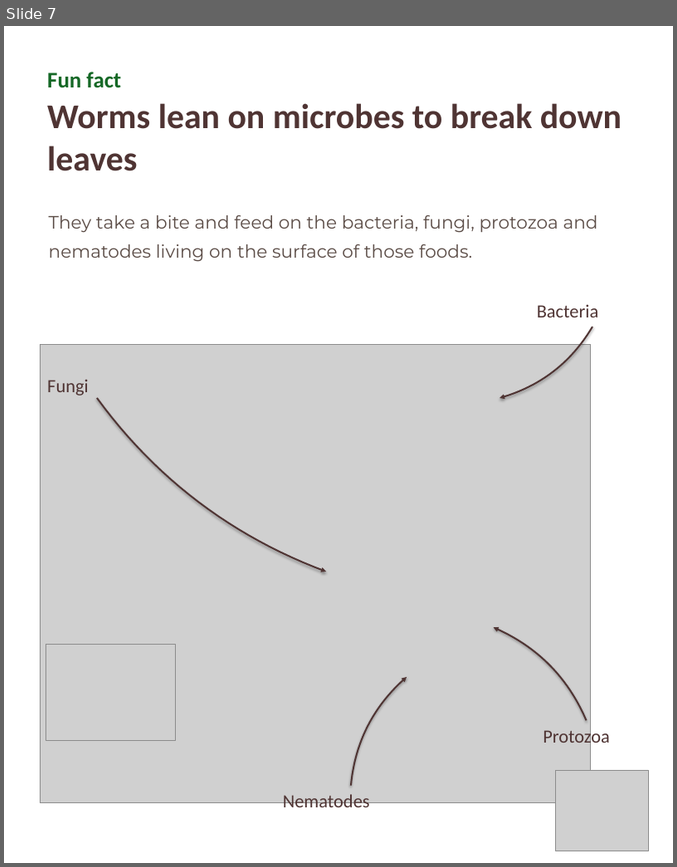
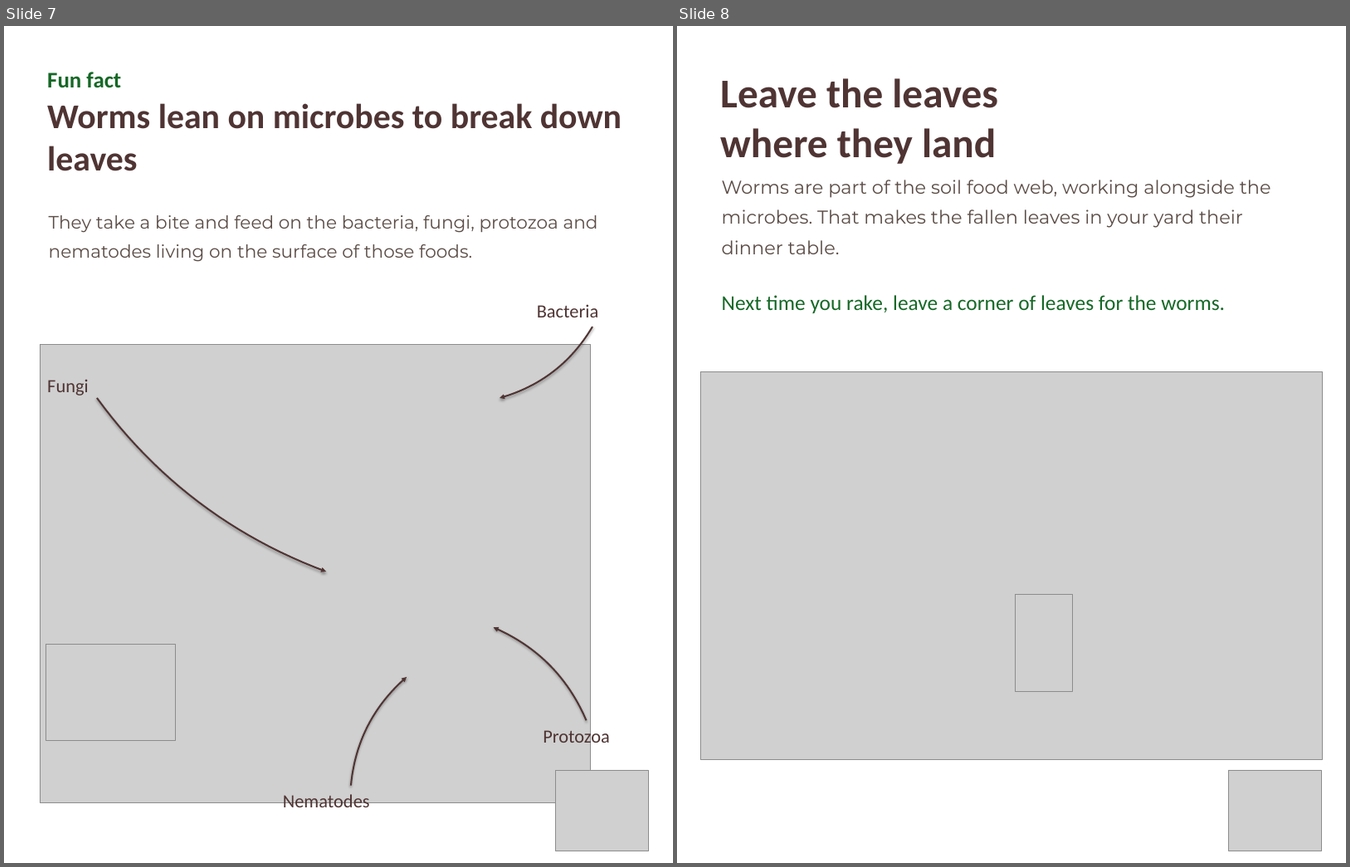
Before and after one commit to linneamoritznyc/final-SFWsite-Linnea, a slide deck: social/earthworm-day-2026-10-21/21-10-2026-wed-ig-earthworm-jar.pptx. Shown side by side, each under a label of ours: slide 7 before the commit, slides 7 and 8 after it. The pictures are 677x867 and 1350x867 pixels, drawn with LibreOffice and Linux fonts; fonts in the diff are those of the drawing; grey boxes stand for pictures. Boxes give left, top, right and bottom in pixels: in the first picture for what was removed or moved away, otherwise in the second. Text is boxed around its words. In the diff, an @@ line names an element or a change of style, - is before the commit and + after.

```diff
--- a/social/earthworm-day-2026-10-21/21-10-2026-wed-ig-earthworm-jar.pptx
+++ b/social/earthworm-day-2026-10-21/21-10-2026-wed-ig-earthworm-jar.pptx
@@ slide 8 added at <box>677,26,1346,863</box>, background #FFFFFF @@
@@ text added at <box>720,78,998,164</box>, 49.5 pt, text #4F3433, bold @@
+Leave the leaves
+where they land
@@ text added at <box>722,180,1271,254</box>, 22.5 pt, text #5B4C46 @@
+Worms are part of the soil food web, working alongside the microbes. That makes the fallen leaves in your yard their dinner table.
@@ text added at <box>722,295,1225,313</box>, 25.5 pt, text #156826 @@
+Next time you rake, leave a corner of leaves for the worms.
@@ picture added at <box>701,371,1323,759</box> @@
@@ picture added at <box>1016,594,1072,690</box> @@
@@ picture added at <box>1228,770,1321,849</box> @@
```
Also in this commit, not shown: 1 slide changed, 5 other files.
